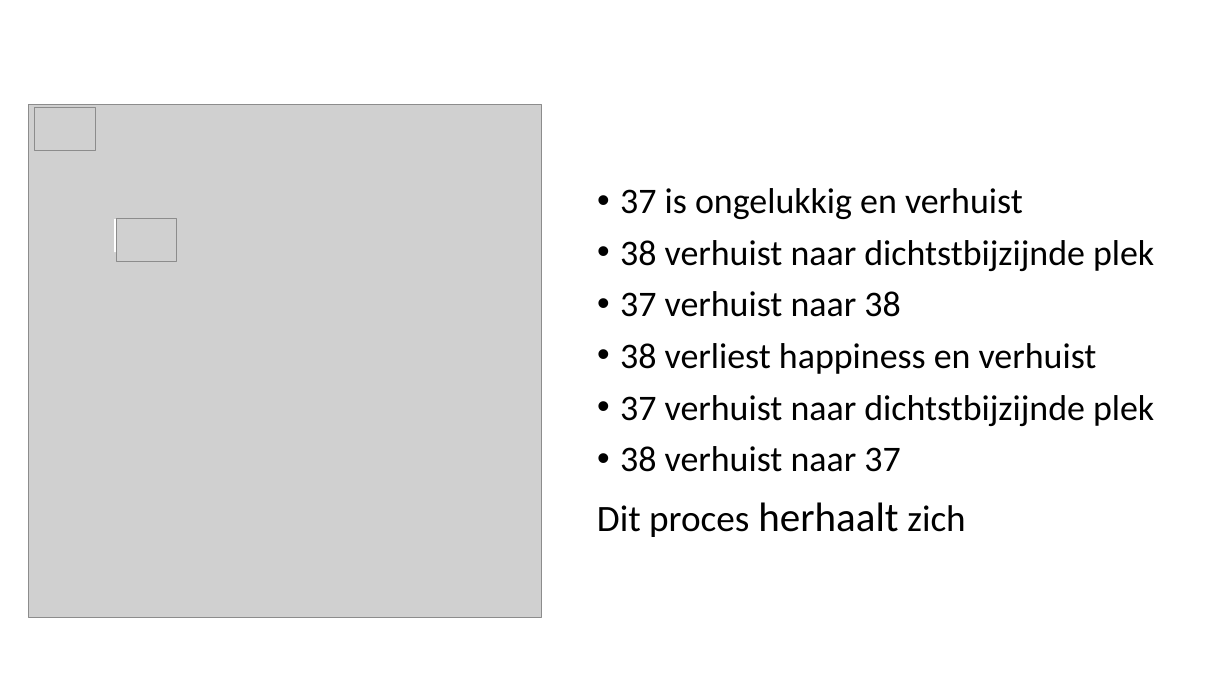
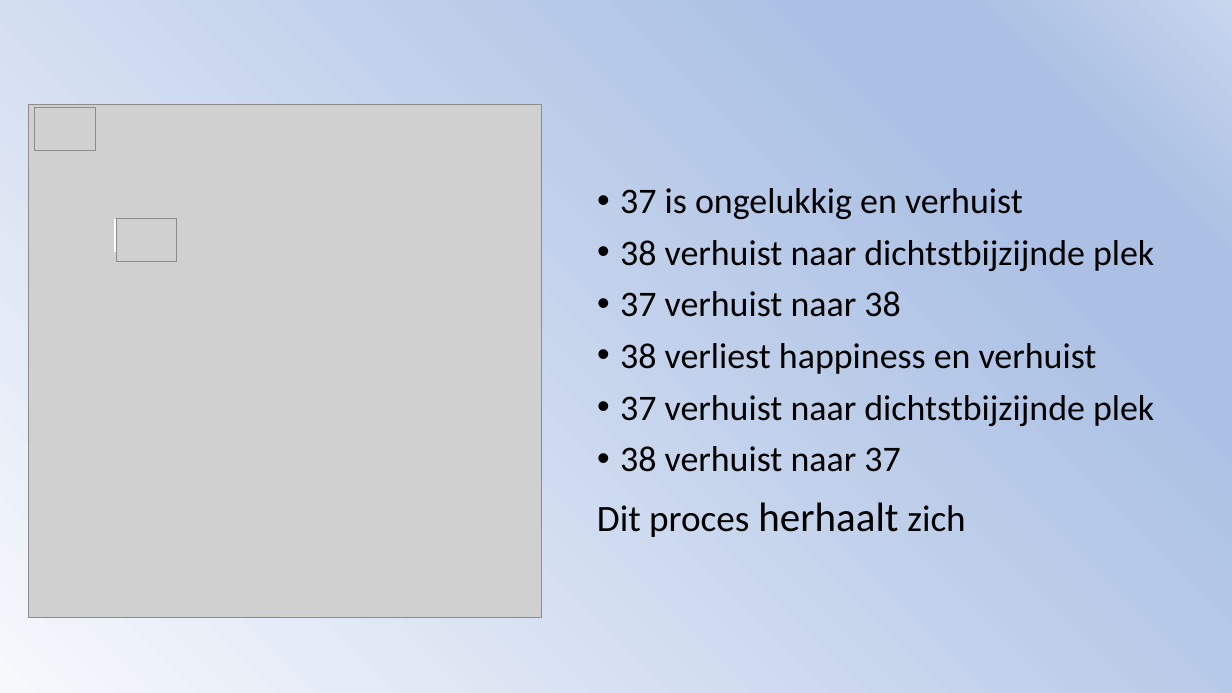
Before and after one commit to CBarendrecht/mod2a, a slide deck: slide 2 of Film/Presentatie filmpje.pptx (slide 1 before the commit). Drawn at 1232x693 pixels with LibreOffice and Linux fonts; fonts in the diff are those of the drawing; grey boxes stand for pictures. Boxes give left, top, right and bottom in pixels: in the first picture for what was removed or moved away, otherwise in the second. Text is boxed around its words. In the diff, an @@ line names an element or a change of style, - is before the commit and + after.

```diff
--- a/Film/Presentatie filmpje.pptx
+++ b/Film/Presentatie filmpje.pptx
@@ background #FFFFFF to gradient #F6F8FC to #ABC0E4 to #C7D5ED @@
```
Also in this commit, not shown: 1 slide added, 1 other file.
